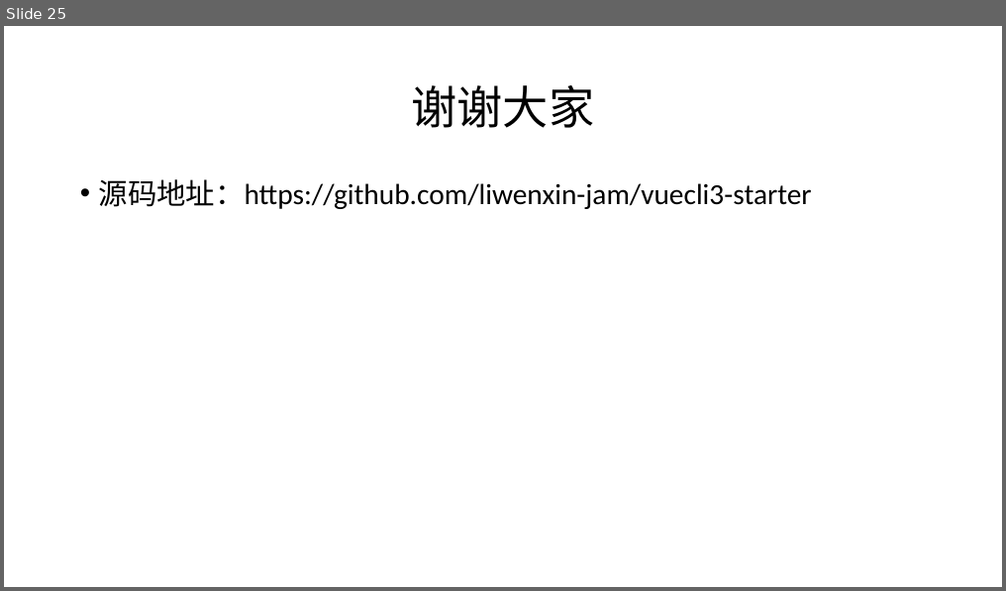
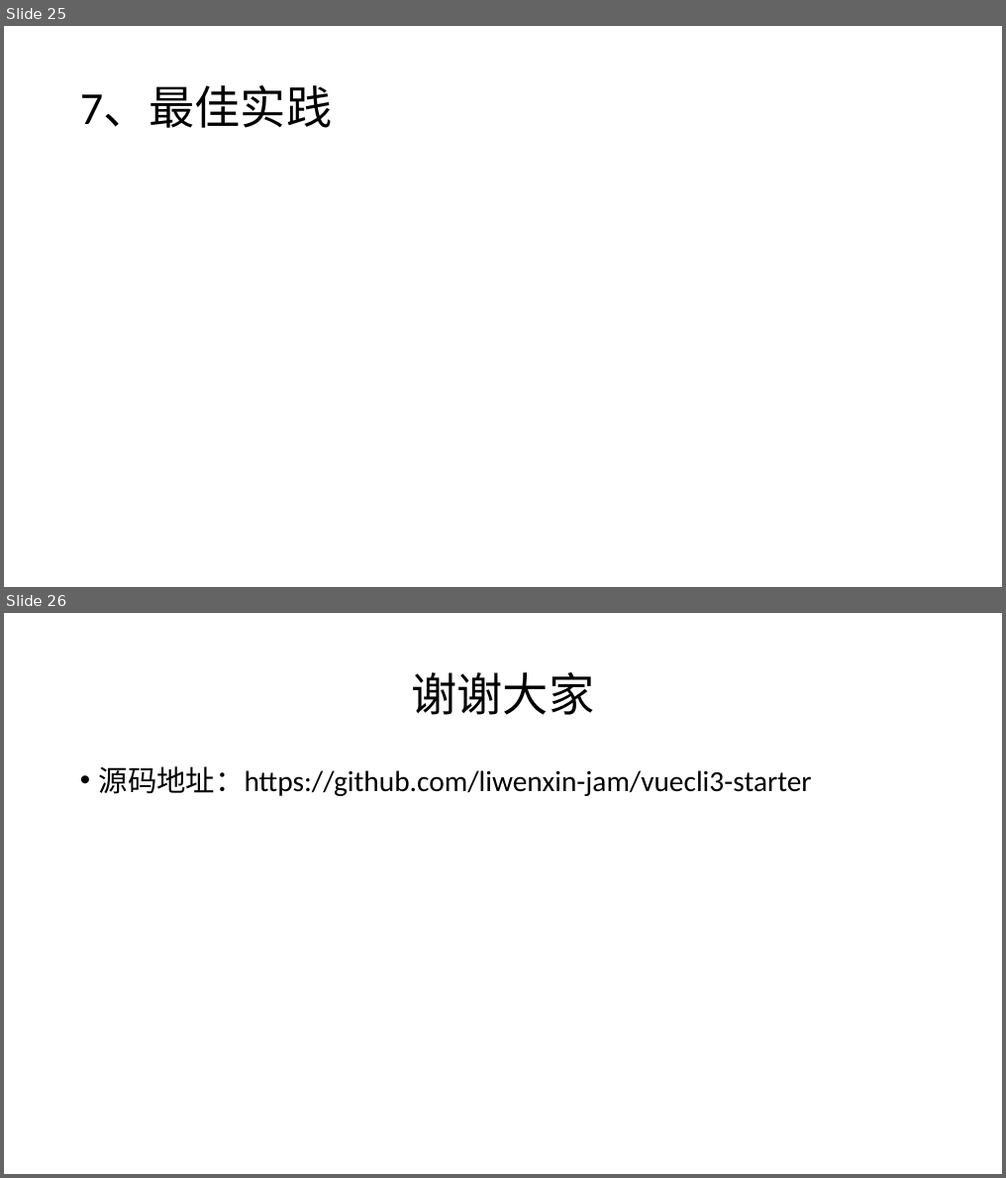
Before and after one commit to liwenxin-jam/vuecli3-starter, a slide deck: doc/vue.pptx. Shown one above the other, each under a label of ours: slide 25 before the commit, slides 25 and 26 after it. The pictures are 1006x591 and 1006x1178 pixels, drawn with LibreOffice and Linux fonts; fonts in the diff are those of the drawing. Boxes give left, top, right and bottom in pixels: in the first picture for what was removed or moved away, otherwise in the second. Text is boxed around its words. In the diff, an @@ line names an element or a change of style, - is before the commit and + after.

```diff
--- a/doc/vue.pptx
+++ b/doc/vue.pptx
@@ slide 25 added at (x1=4, y1=26, x2=1002, y2=587), background #FFFFFF @@
@@ title added at (x1=80, y1=86, x2=332, y2=128), 44 pt, text #000000 @@
+7、最佳实践
@@ what was slide 25 is now slide 26 @@
```
Also in this commit, not shown: 1 slide changed.
